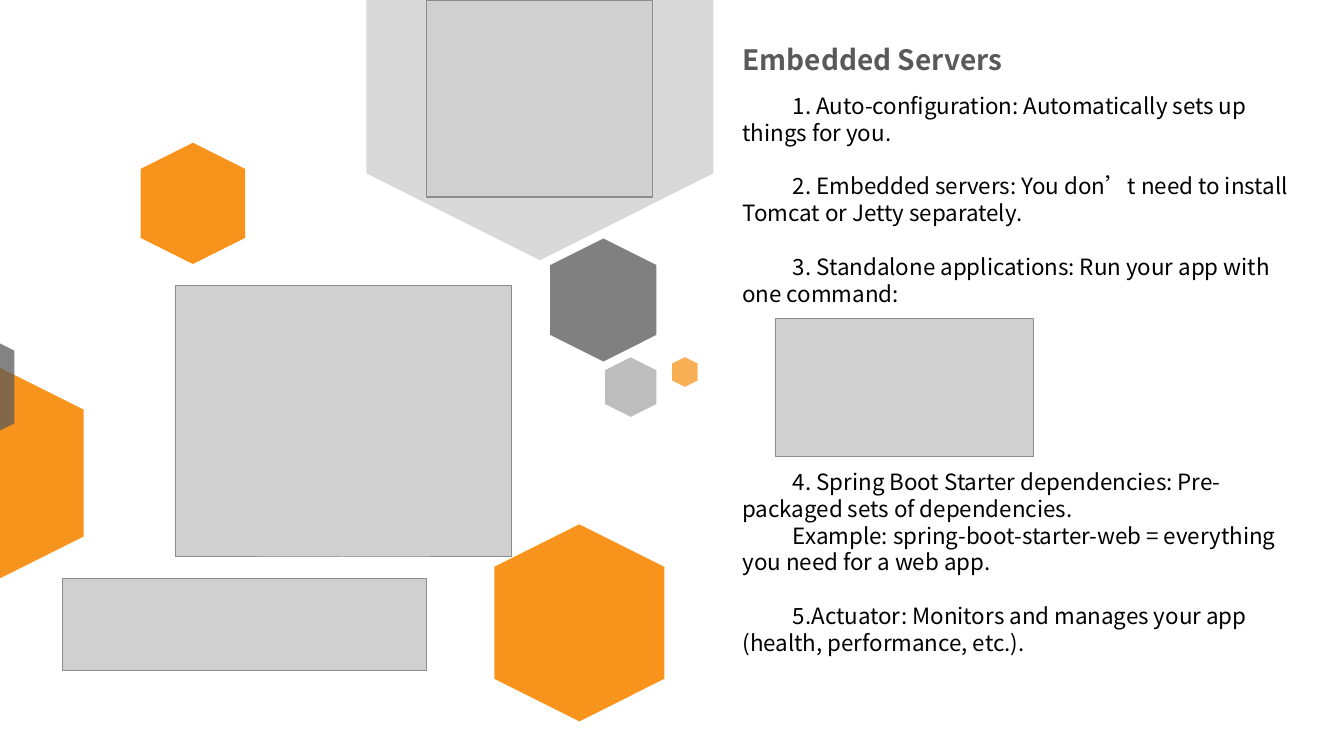
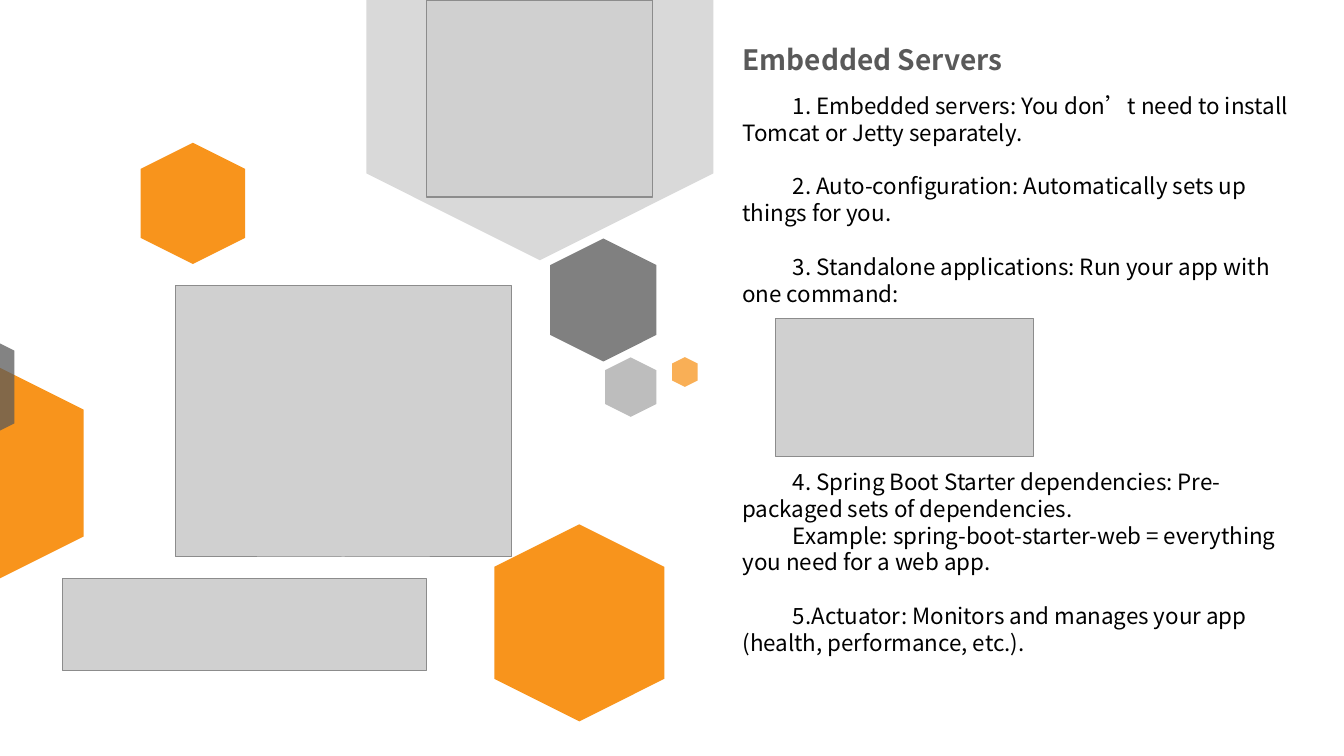
Before and after one commit to McLight-Note/Web-Server-Programming, a slide deck: slide 8 of Class_Presentation.pptx. Drawn at 1344x756 pixels with LibreOffice and Linux fonts; fonts in the diff are those of the drawing; grey boxes stand for pictures. Boxes give left, top, right and bottom in pixels: in the first picture for what was removed or moved away, otherwise in the second. Text is boxed around its words. In the diff, an @@ line names an element or a change of style, - is before the commit and + after.

```diff
--- a/Class_Presentation.pptx
+++ b/Class_Presentation.pptx
@@ text at box(742, 95, 1288, 227): text changed @@
-1. Auto-configuration: Automatically sets up things for you.
-2. Embedded servers: You don’t need to install Tomcat or Jetty separately.
+1. Embedded servers: You don’t need to install Tomcat or Jetty separately.
+2. Auto-configuration: Automatically sets up things for you.
```
Also in this commit, not shown: 1 other slide changed, 1 slide added, 1 other file.
